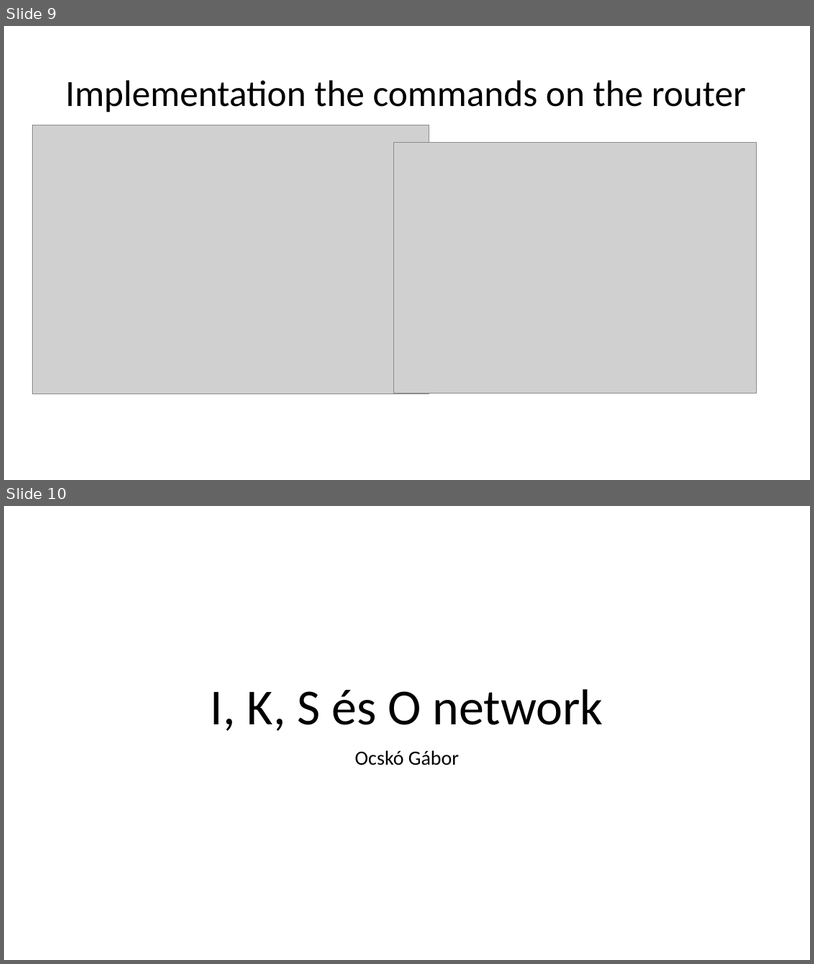
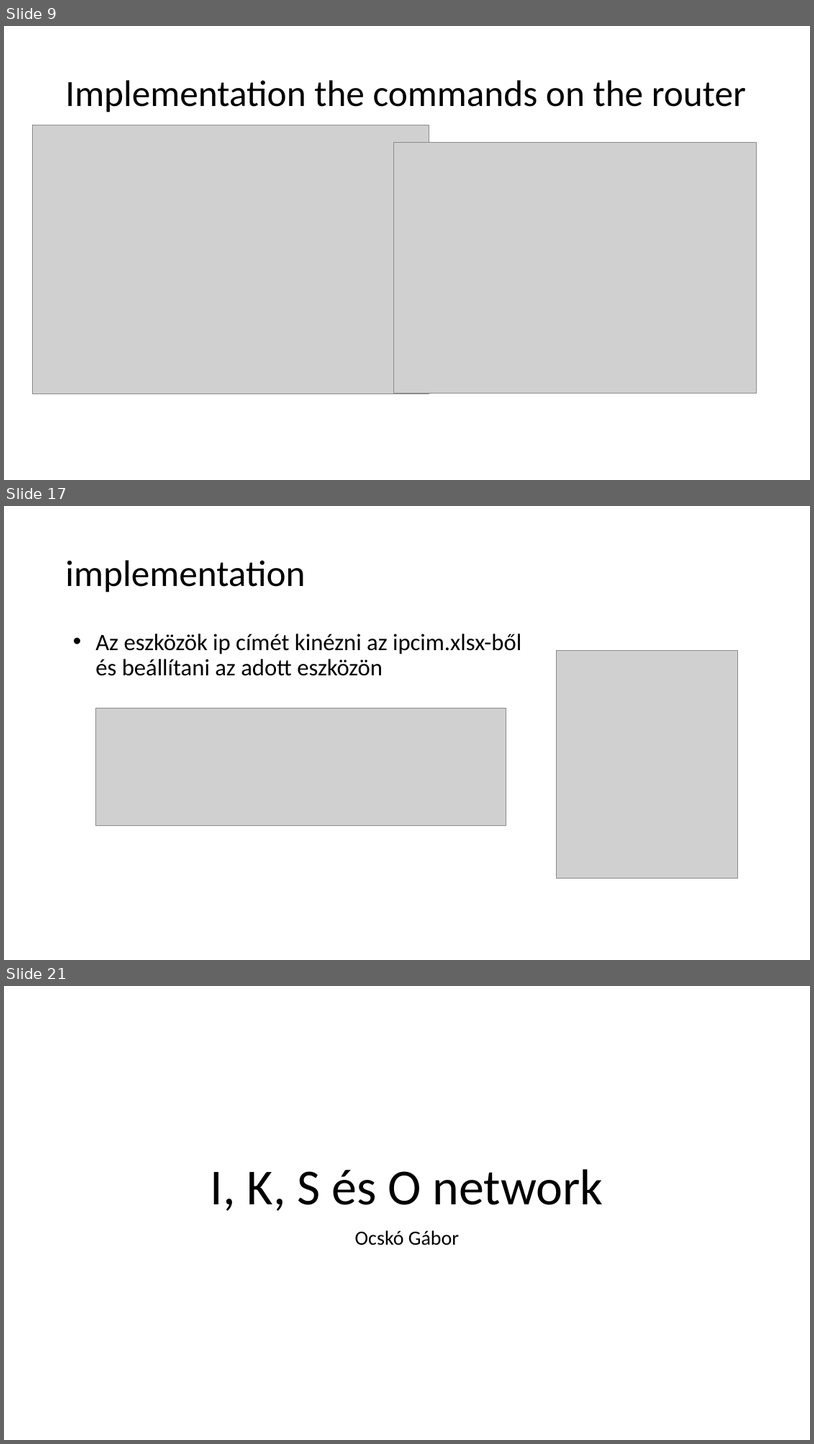
Before and after one commit to I-Izumi/School-project-network, a slide deck: Prezentációk/Projekt_English.pptx. Shown one above the other, each under a label of ours: slides 9 and 10 before the commit, slides 9, 17 and 21 after it; the slides between them are not shown. The pictures are 814x964 and 814x1444 pixels, drawn with LibreOffice and Linux fonts; fonts in the diff are those of the drawing; grey boxes stand for pictures. Boxes give left, top, right and bottom in pixels: in the first picture for what was removed or moved away, otherwise in the second. Text is boxed around its words. In the diff, an @@ line names an element or a change of style, - is before the commit and + after.

```diff
--- a/Prezentációk/Projekt_English.pptx
+++ b/Prezentációk/Projekt_English.pptx
@@ slide 17 added at [4, 506, 810, 960], background #FFFFFF @@
@@ title added at [65, 560, 305, 592], 44 pt, text #000000 @@
+implementation
@@ text added at [95, 633, 522, 676], 28 pt, text #000000 @@
+• Az eszközök ip címét kinézni az ipcim.xlsx-ből
+  és beállítani az adott eszközön
@@ picture added at [557, 650, 738, 878] @@
@@ picture added at [95, 708, 506, 826] @@
@@ what was slide 10 is now slide 21 @@
```
Also in this commit, not shown: 10 other slides added.
